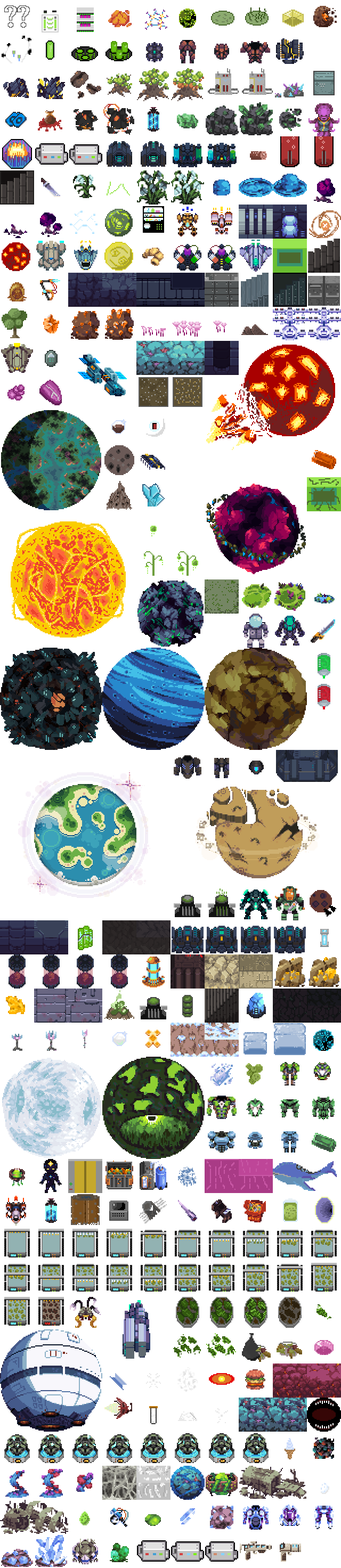
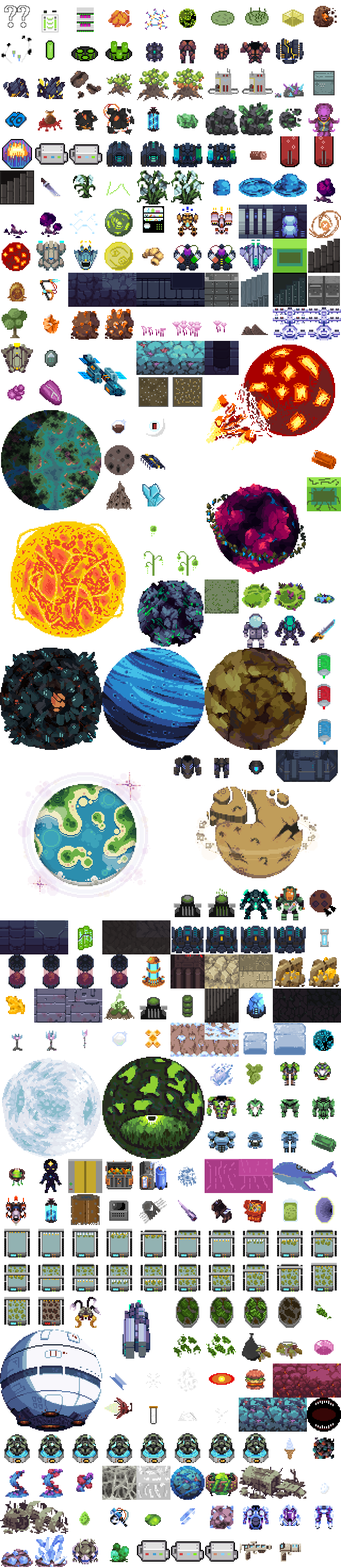
Two versions of the same layered image (341×1568). Layer-by-layer changes:
added layer "m man" above "maggot-burger" over [317, 719, 331, 745]
